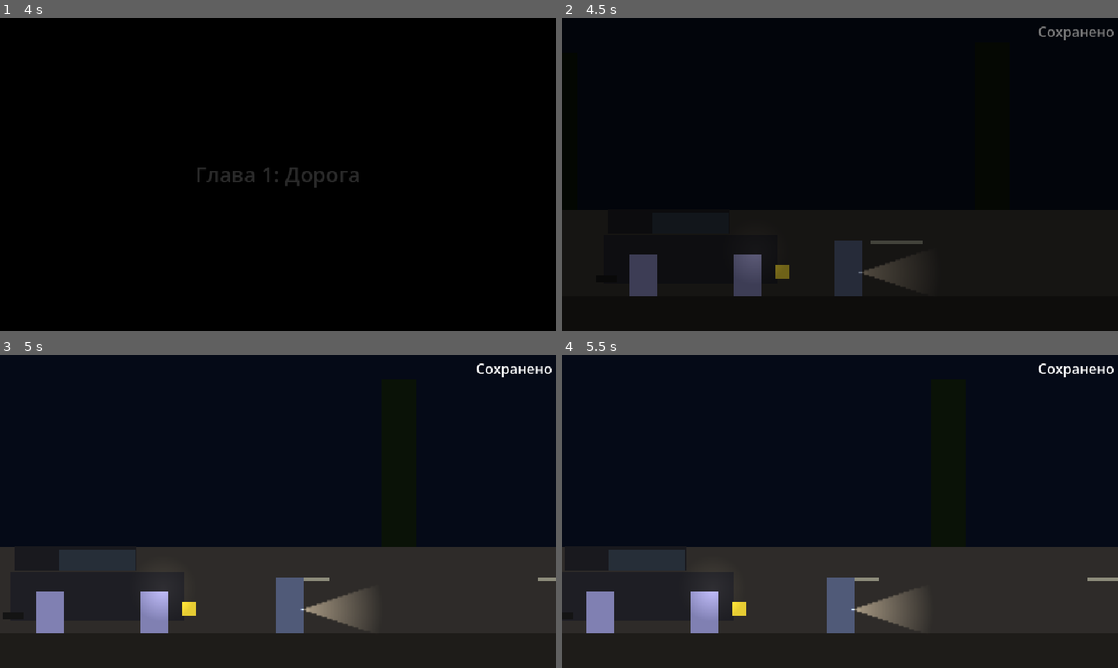
Above: before the commit, frames 1-4 (two rows, left to right).
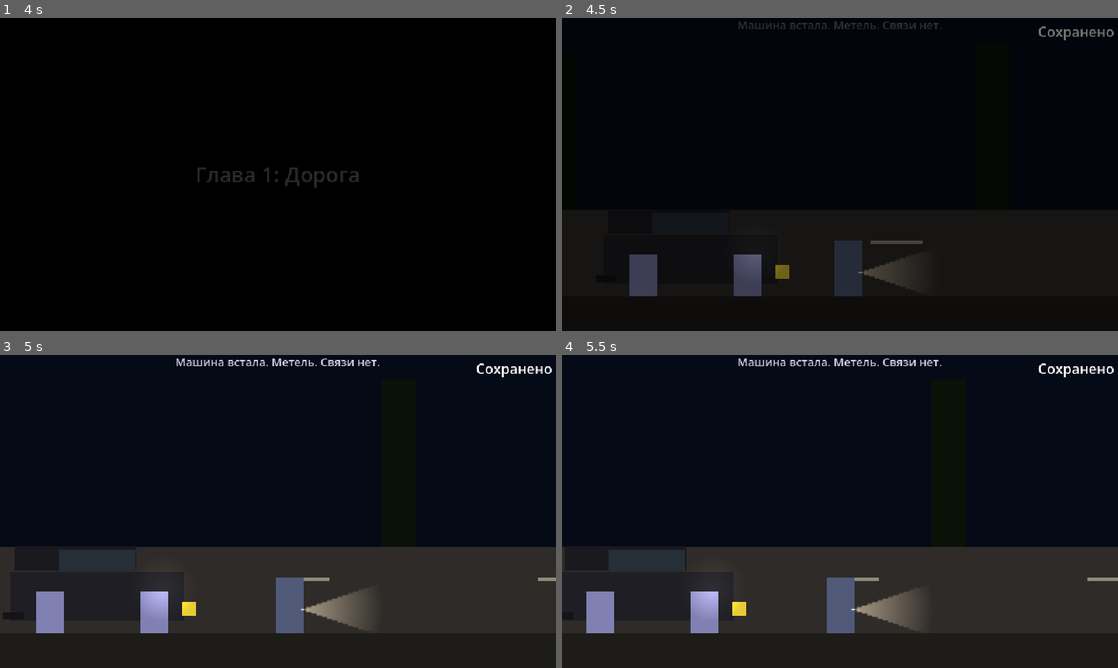
Above: after the commit, the same moments.

Repository: PNVDEVOPS/balagan_game
Game: Godot game, scene res://scenes/ui/main_menu.tscn
The game is run twice, just before and just after one commit, with the same random seed, the same clock (stepped at 60 frames per second) and the same inputs.
Inputs (mouse positions are in pixels of both pictures, inside the frame that each line leads up to):
- Up to frame 1 (4 s): click "Новая игра" at 0.5 s; tap Enter at 1.25, 2.75 s; move the mouse to (400, 158) at 1.27 s; hold D (move_right) 1.28-2 s; hold E (interact) 1.28-2 s; click (400, 158) at 1.42 s; tap Space (advance_dialogue) at 2, 3.5 s; drag from (166, 190) to (250, 237) at 2.02 s; move the mouse to (333, 105) at 2.77 s; hold A (move_left) 2.78-3.5 s; hold F (crank) 2.78-3.5 s; tap E (interact) at 3.05 s; drag from (250, 237) to (111, 127) at 3.52 s
- Up to frame 2 (4.5 s): move the mouse to (1006, 221) at 4.27 s; hold D (move_right) from 4.28 s (still down); hold E (interact) from 4.28 s (still down)
- Up to frame 3 (5 s): keep holding D (move_right); keep holding E (interact)
- Up to frame 4 (5.5 s): release D (move_right) at 5 s; release E (interact) at 5 s; drag from (673, 464) to (751, 608) at 5.02 s

Frame 1 is identical in both runs. In frame 2, 0.3% of the frame differs, in the area x 31-69%, y 1-4%; in frame 3, 0.4%; in frame 4, 0.4%.

Commit message:
fix: remove car collision, add opening subtitle, add interaction_text on car examine nodes

Diff:
--- a/scenes/rooms/room_highway.tscn
+++ b/scenes/rooms/room_highway.tscn
@@ -9,9 +9,6 @@
 
 [sub_resource type="WorldBoundaryShape2D" id="WorldBoundaryShape2D_floor"]
 
-[sub_resource type="RectangleShape2D" id="RectangleShape2D_car"]
-size = Vector2(200, 64)
-
 [sub_resource type="RectangleShape2D" id="RectangleShape2D_trigger"]
 size = Vector2(40, 700)
 
@@ -238,13 +235,6 @@
 [node name="CollisionShape2D" type="CollisionShape2D" parent="Floor" unique_id=1767522937]
 shape = SubResource("WorldBoundaryShape2D_floor")
 
-[node name="CarCollision" type="StaticBody2D" parent="." unique_id=2002841279]
-position = Vector2(211, 607)
-
-[node name="CarShape" type="CollisionShape2D" parent="CarCollision" unique_id=622680801]
-position = Vector2(2, 15)
-shape = SubResource("RectangleShape2D_car")
-
 [node name="Player" parent="." unique_id=1794797605 instance=ExtResource("2")]
 position = Vector2(380, 640)
 
@@ -256,9 +246,11 @@
 
 [node name="PhoneExamine" parent="." unique_id=2026892038 instance=ExtResource("4")]
 position = Vector2(160, 660)
+interaction_text = "Посмотреть телефон"
 
 [node name="HoodExamine" parent="." unique_id=1393300558 instance=ExtResource("4")]
 position = Vector2(280, 660)
+interaction_text = "Осмотреть приборку"
 
 [node name="FlashlightPickable" parent="." unique_id=654321987 instance=ExtResource("6_pick")]
 position = Vector2(320, 640)
--- a/scripts/rooms/room_highway_logic.gd
+++ b/scripts/rooms/room_highway_logic.gd
@@ -3,6 +3,10 @@
 var _narrative_shown: bool = false
 
 func _ready() -> void:
+	await get_tree().process_frame
+	await get_tree().process_frame
+	SubtitleManager.show_subtitle("Машина встала. Метель. Связи нет.", SubtitleManager.Pos.TOP_CENTER)
+
 	var zone := get_node_or_null("TriggerZone")
 	if zone:
 		zone.body_entered.connect(_on_zone_entered)
